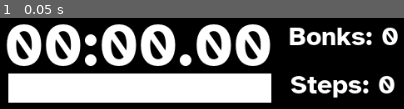
Above: before the commit, frame 1.
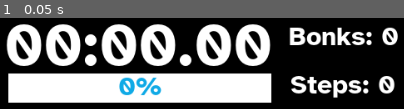
Above: after the commit, the same moment.

Repository: DevinPentecost/gmtkjam-2021
Game: Godot game, scene res://objects/game/GUI.tscn
Same seed, same stepped clock (60 frames per second), same inputs: the game is played once before the commit and once after it. This scene is started directly instead of the project's main scene.
Inputs:
- Up to frame 1 (0.05 s): no input

The runs differ from the first frame. In frame 1, 1.3% of the frame differs, in the area x 29-41%, y 64-86%.

Commit message:
Minor tweaks

Diff:
--- a/project/objects/game/GUI.gd
+++ b/project/objects/game/GUI.gd
@@ -5,12 +5,18 @@
 func refresh(hits, progress, steps):
 
 	$HBoxContainer/BonkCounter.text = "Bonks: " + str(hits)
-	$HBoxContainer/Progress.value = progress * 100
+	var target_progress = progress * 100
 	$HBoxContainer/StepCounter.text = "Steps: " + str(steps)
+
+	var old_progress = $HBoxContainer/Progress.value
+	if target_progress != old_progress:
+		$Tween.stop_all()
+		$Tween.interpolate_property($HBoxContainer/Progress, "value", old_progress, target_progress, 1.0, Tween.TRANS_EXPO, Tween.EASE_OUT)
+		$Tween.start()
 
 func refresh_time(time):
 	var minutes = int(time / 60)
-	var seconds = int(time / 1)
+	var seconds = int(time / 1) % 60
 	var milliseconds = int(time*1000) % 1000
 	var timetext = "%02d:%02d" % [minutes, seconds]
 	_time.text = timetext + '.' + str(milliseconds).left(2)
--- a/project/objects/game/GUI.tscn
+++ b/project/objects/game/GUI.tscn
@@ -62,7 +62,7 @@
 custom_styles/fg = SubResource( 1 )
 custom_styles/bg = SubResource( 2 )
 custom_fonts/font = ExtResource( 2 )
-custom_colors/font_color = Color( 1, 1, 1, 1 )
+custom_colors/font_color = Color( 0.0627451, 0.666667, 0.901961, 1 )
 __meta__ = {
 "_edit_use_anchors_": false
 }
@@ -100,3 +100,5 @@
 }
 
 [node name="Node" type="Node" parent="."]
+
+[node name="Tween" type="Tween" parent="."]
--- a/project/objects/level/Level1.tscn
+++ b/project/objects/level/Level1.tscn
@@ -33,7 +33,7 @@
 position = Vector2( 2.06439, -357.071 )
 
 [node name="Goal6" parent="." instance=ExtResource( 2 )]
-position = Vector2( -203.303, -14.3721 )
+position = Vector2( -84.303, -53.3721 )
 
 [node name="Bumper" parent="." instance=ExtResource( 3 )]
 position = Vector2( -372.801, -271.304 )
@@ -72,19 +72,22 @@
 position = Vector2( -146.628, 389.639 )
 
 [node name="Bumper13" parent="." instance=ExtResource( 3 )]
-position = Vector2( -117.33, 355.81 )
+position = Vector2( -110.203, 353.583 )
 
 [node name="Bumper14" parent="." instance=ExtResource( 3 )]
-position = Vector2( -112.25, 308.934 )
+position = Vector2( -95.7684, 307.598 )
 
 [node name="Bumper15" parent="." instance=ExtResource( 3 )]
-position = Vector2( -112.038, 250.054 )
+position = Vector2( -104.465, 254.508 )
 
 [node name="Bumper16" parent="." instance=ExtResource( 3 )]
-position = Vector2( -139.419, 191.661 )
+position = Vector2( -121.601, 209.034 )
 
 [node name="Bumper17" parent="." instance=ExtResource( 3 )]
-position = Vector2( -200.24, 150.713 )
+position = Vector2( -151.686, 169.422 )
+
+[node name="Bumper25" parent="." instance=ExtResource( 3 )]
+position = Vector2( -185.54, 135.122 )
 
 [node name="Bumper18" parent="." instance=ExtResource( 3 )]
 position = Vector2( 4.94559, -243.827 )
@@ -102,7 +105,7 @@
 position = Vector2( 250.758, -78.5274 )
 
 [node name="Bumper23" parent="." instance=ExtResource( 3 )]
-position = Vector2( -234.146, -131.283 )
+position = Vector2( -122.146, -69.283 )
 
 [node name="Bumper24" parent="." instance=ExtResource( 3 )]
 position = Vector2( -337.412, 55.0455 )
--- a/project/objects/player/Anchor.tscn
+++ b/project/objects/player/Anchor.tscn
@@ -29,32 +29,32 @@
 [sub_resource type="AtlasTexture" id=5]
 flags = 4
 atlas = ExtResource( 2 )
-region = Rect2( 266, 532, 266, 266 )
+region = Rect2( 0, 0, 266, 266 )
 
 [sub_resource type="AtlasTexture" id=6]
 flags = 4
 atlas = ExtResource( 2 )
-region = Rect2( 532, 532, 266, 266 )
+region = Rect2( 266, 0, 266, 266 )
 
 [sub_resource type="AtlasTexture" id=7]
 flags = 4
 atlas = ExtResource( 2 )
-region = Rect2( 0, 0, 266, 266 )
+region = Rect2( 532, 0, 266, 266 )
 
 [sub_resource type="AtlasTexture" id=8]
 flags = 4
 atlas = ExtResource( 2 )
-region = Rect2( 266, 0, 266, 266 )
+region = Rect2( 0, 266, 266, 266 )
 
 [sub_resource type="AtlasTexture" id=9]
 flags = 4
 atlas = ExtResource( 2 )
-region = Rect2( 532, 0, 266, 266 )
+region = Rect2( 266, 532, 266, 266 )
 
 [sub_resource type="AtlasTexture" id=10]
 flags = 4
 atlas = ExtResource( 2 )
-region = Rect2( 0, 266, 266, 266 )
+region = Rect2( 532, 532, 266, 266 )
 
 [sub_resource type="AtlasTexture" id=11]
 flags = 4
@@ -83,30 +83,30 @@
 "name": "wake",
 "speed": 5.0
 }, {
-"frames": [ SubResource( 5 ), SubResource( 6 ), SubResource( 5 ) ],
+"frames": [ SubResource( 5 ), SubResource( 6 ), SubResource( 7 ), SubResource( 8 ) ],
+"loop": true,
+"name": "walk",
+"speed": 8.0
+}, {
+"frames": [ SubResource( 9 ), SubResource( 10 ), SubResource( 9 ) ],
 "loop": true,
 "name": "activate_loop",
 "speed": 5.0
-}, {
-"frames": [ SubResource( 7 ), SubResource( 8 ), SubResource( 9 ), SubResource( 10 ) ],
-"loop": true,
-"name": "walk",
-"speed": 8.0
 }, {
 "frames": [ SubResource( 11 ) ],
 "loop": true,
 "name": "sleep",
 "speed": 5.0
 }, {
+"frames": [ SubResource( 9 ), SubResource( 10 ), SubResource( 9 ) ],
+"loop": false,
+"name": "activate",
+"speed": 3.0
+}, {
 "frames": [ SubResource( 12 ), SubResource( 13 ) ],
 "loop": false,
 "name": "inactive",
 "speed": 5.0
-}, {
-"frames": [ SubResource( 5 ), SubResource( 6 ), SubResource( 5 ) ],
-"loop": false,
-"name": "activate",
-"speed": 3.0
 } ]
 
 [node name="Anchor" type="Area2D" groups=[
@@ -143,6 +143,7 @@
 initial_velocity_random = 0.25
 linear_accel = -0.1
 linear_accel_random = 0.5
+color = Color( 0.921569, 0.427451, 0.827451, 1 )
 
 [node name="AudioStreamPlayer" type="AudioStreamPlayer" parent="."]
 stream = ExtResource( 5 )
--- a/project/objects/player/Walker.gd
+++ b/project/objects/player/Walker.gd
@@ -112,7 +112,13 @@
 	footprint.global_position = current_anchor.global_position
 	get_parent().add_child(footprint)
 
+"""
 func _unhandled_key_input(event):
+	if event.is_action_pressed("player_step"):
+		_handle_player_step()
+"""
+
+func _unhandled_input(event):
 	if event.is_action_pressed("player_step"):
 		_handle_player_step()
 
--- a/project/objects/player/Walker.tscn
+++ b/project/objects/player/Walker.tscn
@@ -1,8 +1,7 @@
-[gd_scene load_steps=17 format=2]
+[gd_scene load_steps=16 format=2]
 
 [ext_resource path="res://objects/player/Anchor.tscn" type="PackedScene" id=1]
 [ext_resource path="res://objects/player/Walker.gd" type="Script" id=2]
-[ext_resource path="res://objects/player/cheer.png" type="Texture" id=4]
 [ext_resource path="res://objects/player/bounce.wav" type="AudioStream" id=5]
 [ext_resource path="res://objects/player/goal.wav" type="AudioStream" id=6]
 [ext_resource path="res://objects/player/transfersheet.png" type="Texture" id=7]
@@ -99,7 +98,6 @@
 [node name="Cheer" type="Sprite" parent="CenterPosition"]
 visible = false
 self_modulate = Color( 1, 1, 1, 0 )
-texture = ExtResource( 4 )
 
 [node name="LinkSprite" type="AnimatedSprite" parent="CenterPosition"]
 position = Vector2( 0.314926, -8.32802 )
--- a/project/project.godot
+++ b/project/project.godot
@@ -48,6 +48,7 @@
 "events": [ Object(InputEventKey,"resource_local_to_scene":false,"resource_name":"","device":0,"alt":false,"shift":false,"control":false,"meta":false,"command":false,"pressed":false,"scancode":32,"unicode":0,"echo":false,"script":null)
 , Object(InputEventKey,"resource_local_to_scene":false,"resource_name":"","device":0,"alt":false,"shift":false,"control":false,"meta":false,"command":false,"pressed":false,"scancode":16777237,"unicode":0,"echo":false,"script":null)
 , Object(InputEventKey,"resource_local_to_scene":false,"resource_name":"","device":0,"alt":false,"shift":false,"control":false,"meta":false,"command":false,"pressed":false,"scancode":16777238,"unicode":0,"echo":false,"script":null)
+, Object(InputEventMouseButton,"resource_local_to_scene":false,"resource_name":"","device":-1,"alt":false,"shift":false,"control":false,"meta":false,"command":false,"button_mask":0,"position":Vector2( 0, 0 ),"global_position":Vector2( 0, 0 ),"factor":1.0,"button_index":1,"pressed":false,"doubleclick":false,"script":null)
  ]
 }
 
